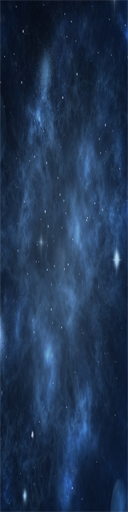
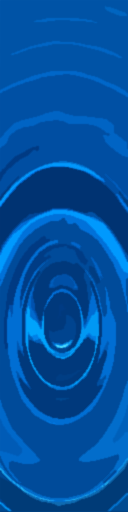
Before/after of a 128 × 512 layered artwork. What changed in the layer stack:
added layer "Layer 3 copy" above "Layer 3" over [0, 0, 128, 512]
added layer "Layer 3" above "Layer 1 copy" over [0, 0, 128, 512]
hid "Layer 1" over [0, 0, 128, 512]
